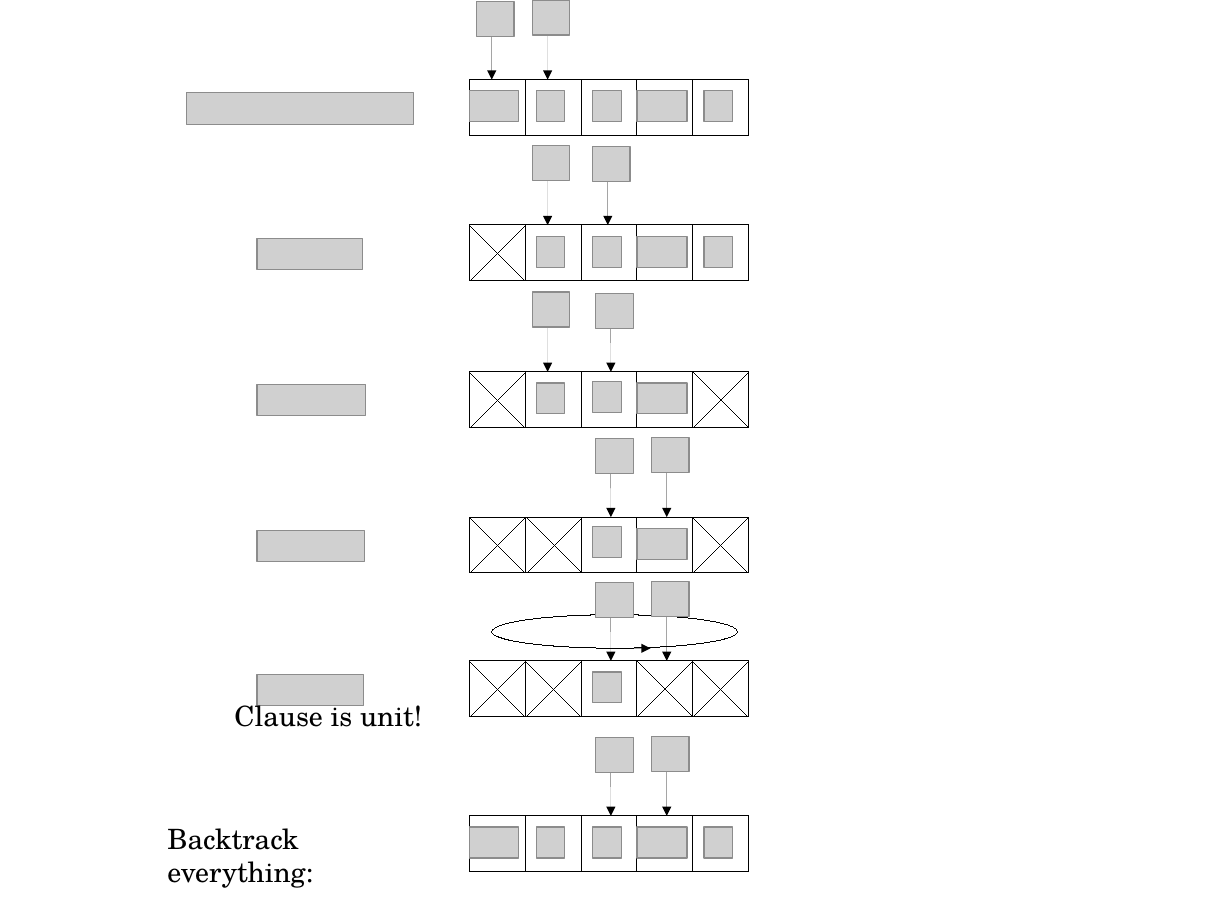
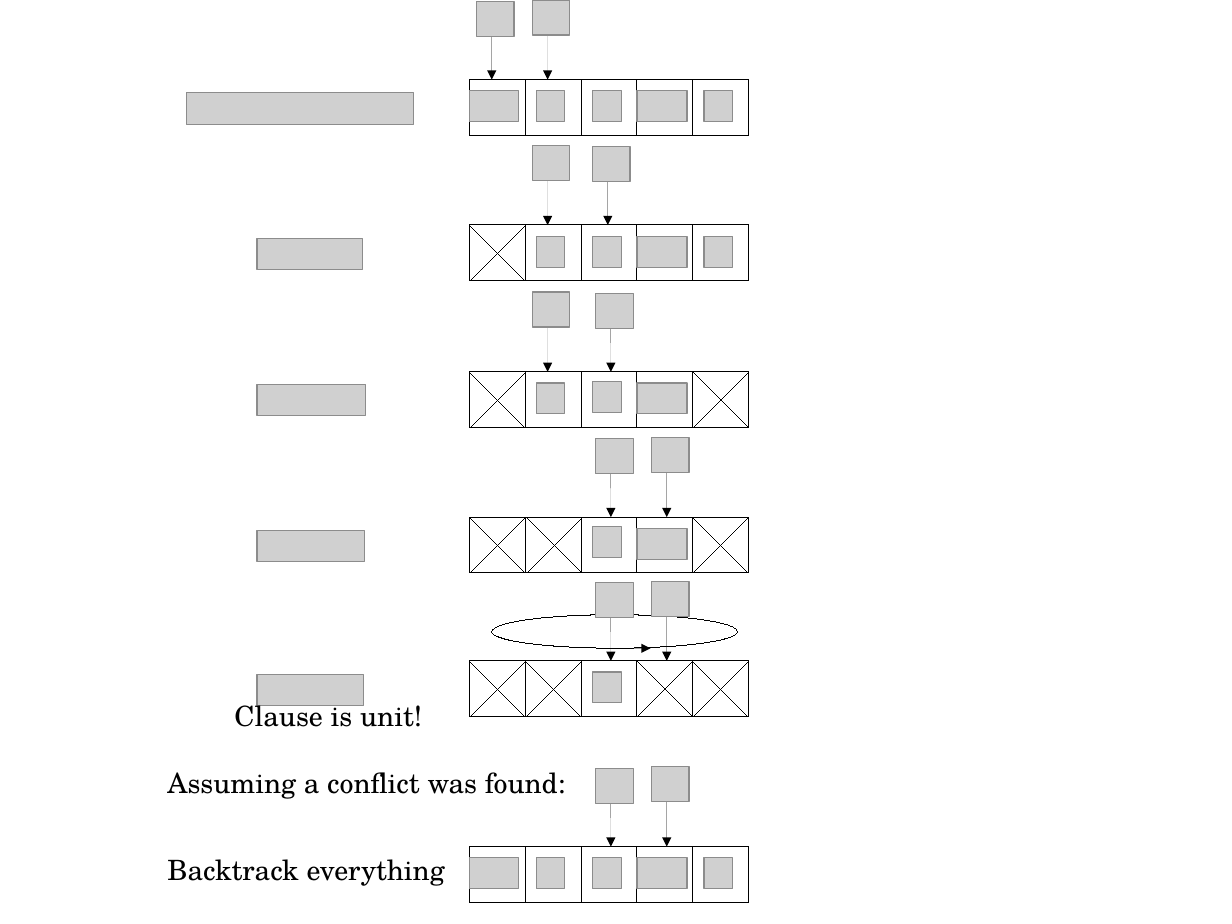
Before and after one commit to jolate/mt, a slide deck: slide 1 of diiccstyle/watchedliterals.odp. Drawn at 1232x924 pixels with LibreOffice and Linux fonts; fonts in the diff are those of the drawing; grey boxes stand for pictures. Boxes give left, top, right and bottom in pixels: in the first picture for what was removed or moved away, otherwise in the second. Text is boxed around its words. In the diff, an @@ line names an element or a change of style, - is before the commit and + after.

```diff
--- a/diiccstyle/watchedliterals.odp
+++ b/diiccstyle/watchedliterals.odp
@@ text added at (x1=167, y1=772, x2=566, y2=799), 18 pt, text #000000 @@
+Assuming a conflict was found:
@@ 7 pictures, 5 rectangles, 2 arrows moved together from (x1=470, y1=737, x2=749, y2=872) to (x1=470, y1=767, x2=749, y2=903) @@
@@ text at (x1=167, y1=859, x2=445, y2=886): text changed @@
-Backtrack everything:
+Backtrack everything
```
Also in this commit, not shown: 14 other files.
